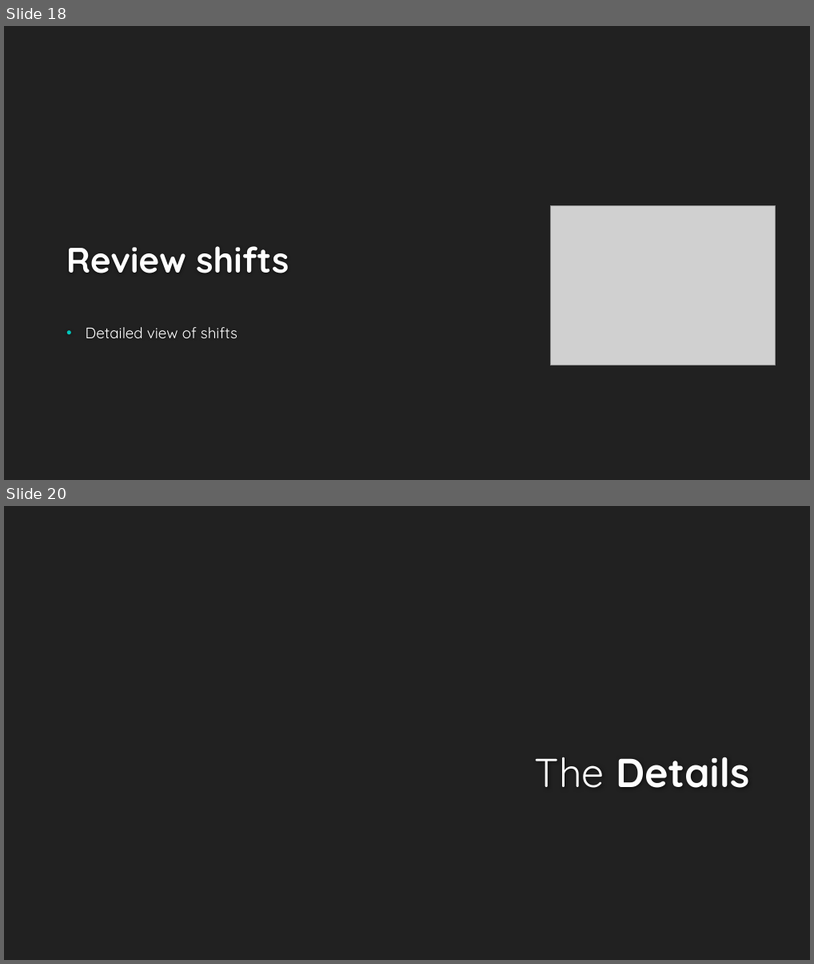
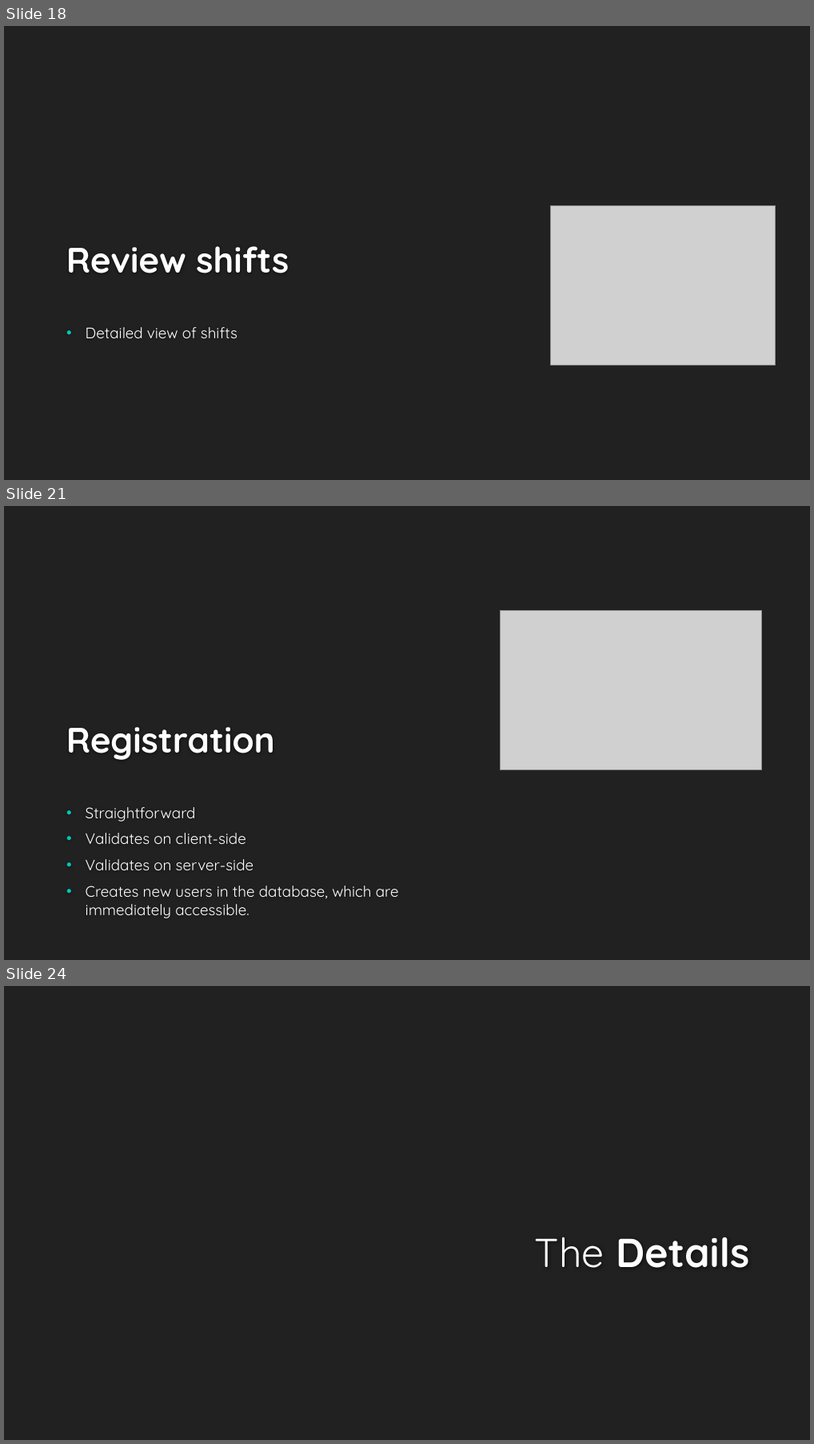
Before and after one commit to prospider/Project-Opal, a slide deck: Final Presentation.pptx. Shown one above the other, each under a label of ours: slides 18 and 20 before the commit, slides 18, 21 and 24 after it; the slides between them are not shown. The pictures are 814x964 and 814x1444 pixels, drawn with LibreOffice and Linux fonts; fonts in the diff are those of the drawing; grey boxes stand for pictures; background and template pictures are left out. Boxes give left, top, right and bottom in pixels: in the first picture for what was removed or moved away, otherwise in the second. Text is boxed around its words. In the diff, an @@ line names an element or a change of style, - is before the commit and + after.

```diff
--- a/Final Presentation.pptx
+++ b/Final Presentation.pptx
@@ slide 21 added at box(4, 506, 810, 960), background #212121 @@
@@ picture added at box(500, 611, 762, 770) @@
@@ title added at box(66, 727, 275, 760), 42 pt, text #FEFEFE, bold @@
+Registration
@@ text added at box(86, 807, 399, 918), 18 pt, text #FFFFFF @@
+• Straightforward
+• Validates on client-side
+• Validates on server-side
+• Creates new users in the database, which are immediately accessible.
@@ what was slide 20 is now slide 24 @@
```
Also in this commit, not shown: 4 slides changed, 8 other slides added, 2 slides removed, 8 other files.
